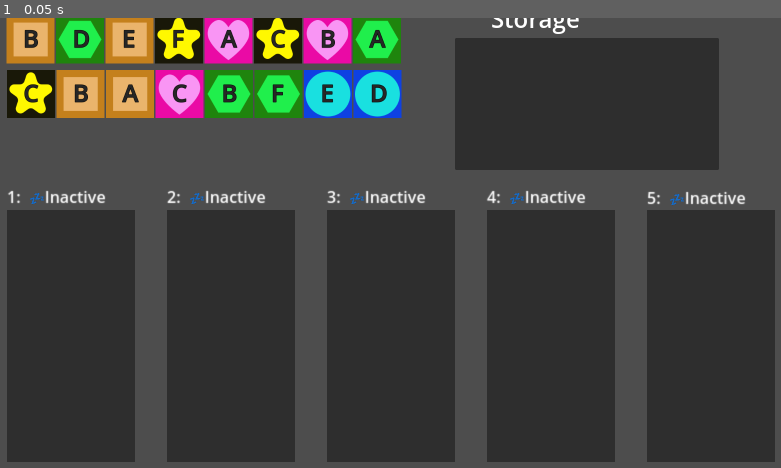
Above: before the commit, frame 1.
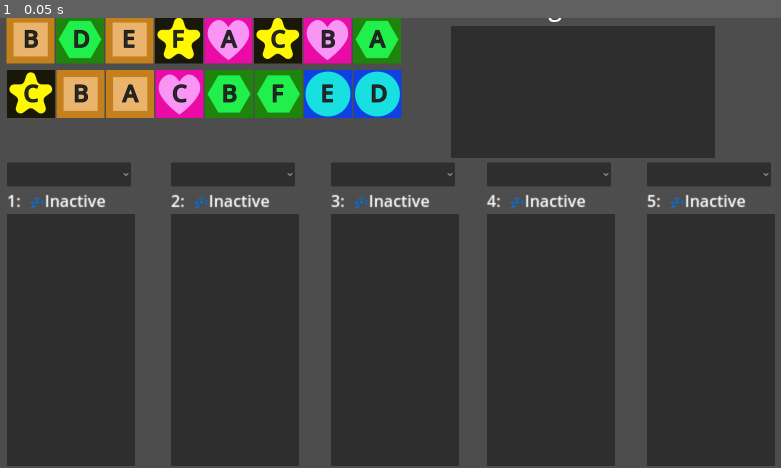
Above: after the commit, the same moment.

Repository: ninjacreeper47/Meriam-s-Trial
Game: Godot game, scene res://main.tscn
The game is run twice, just before and just after one commit, with the same random seed, the same clock (stepped at 60 frames per second) and the same inputs.
Inputs:
- Up to frame 1 (0.05 s): no input

The runs differ from the first frame. In frame 1, 9.0% of the frame differs, in the area x 0-100%, y 0-100%.

Commit message:
mostly implemented sorting, refactored experiment controls
TODO: fix sorting bug. I suspect there's some shenigans going on with doing "for each child" and then moving those children

Diff:
--- a/Essence.gd
+++ b/Essence.gd
@@ -46,14 +46,18 @@
 		return
 	if(alchemy.selected_experiment._is_full() == true):
 		return
+	reparent(alchemy.selected_experiment) #this should be done before sorting uwu
 	if(assigned_experiment != null):
 		assigned_experiment._remove_essence(value,my_type)
+		assigned_experiment._sort_experiment()
 	if(in_tableau):
 		taken_from_tableau.emit(my_col)
 		in_tableau = false
+
 	alchemy.selected_experiment._add_essence(value,my_type)
 	assigned_experiment = alchemy.selected_experiment
-	reparent(alchemy.selected_experiment)
+	assigned_experiment._sort_experiment()
+
 
 func _check_if_locked():
 	if(in_tableau && alchemy._check_labatory_stability() == false):
--- a/Storage.gd
+++ b/Storage.gd
@@ -25,6 +25,9 @@
 		return true
 	return false
 
+#polymorphism abuse.  Storage is treated as an experiment to drag/drop behavior and essence clicking.  This function exists so the logic can cleanly call it without checking if it's storage first
+func _sort_experiment():
+	return
 func _can_drop_data(at_position, data):
 	if _is_full():
 		return false
--- a/ex_status.gd
+++ b/ex_status.gd
@@ -24,7 +24,7 @@
 
 func _on_kudu_breached(dominant):
 	if type_icons_unicode.has(dominant):
-		self.text = status_num+ ": " + warning_symbol + type_icons_unicode[dominant] +"dominant"
+		self.text = status_num+ ": " + warning_symbol + type_icons_unicode[dominant] +" dominant"
 	else:
 		self.text = status_num+ ": " + warning_symbol + dominant +" dominant"
 func _on_qluix_breached(equal1,equal2):
--- a/experiment.gd
+++ b/experiment.gd
@@ -6,6 +6,9 @@
 var active = false
 var stable = true
 
+var sorting_style
+#make sure the option drop down matches this order oomfie
+enum {sort_none, sort_type,sort_value,sort_random}
 #signals
 signal kudu_breached(dominant)
 signal qluix_breached(equal1,equal2)
@@ -36,7 +39,6 @@
 		alchemy.active_experiments += 1
 	_check_laws()
 
-
 func _remove_essence(val, type):
 	type_counts[type] -= 1
 	value_counts[val] -= 1
@@ -47,6 +49,7 @@
 		inactive.emit()
 		alchemy.active_experiments -= 1
 	_check_laws()
+
 
 
 func _check_laws():
@@ -111,11 +114,45 @@
 func _drop_data(at_position, data):
 	if data.assigned_experiment == self:
 		return
+	data.reparent(self) #should be done before sorting
 	if(data.assigned_experiment != null):
 		data.assigned_experiment._remove_essence(data.value,data.my_type)
+		data.assigned_experiment._sort_experiment()
 	if(data.in_tableau):
 		data.taken_from_tableau.emit(data.my_col)
 		data.in_tableau = false
 	data.assigned_experiment = self
+
 	_add_essence(data.value,data.my_type)
-	data.reparent(self)
+	_sort_experiment()
+
+
+func _sort_experiment():
+	if sorting_style == sort_none:
+		return
+	if sorting_style == sort_type:
+		var type_offsets = {}
+		var offset_sum = 0
+		for type in type_counts:
+			if type_counts[type] > 0:
+				type_offsets[type] = offset_sum
+				offset_sum += type_counts[type]
+		for child in get_children():
+			move_child(child,type_offsets[child.my_type])
+			type_offsets[child.my_type] += 1
+	if sorting_style == sort_value:
+		var value_offsets = {}
+		var offset_sum = 0
+		for value in value_counts:
+			if value_counts[value] > 0:
+				value_offsets[value] = offset_sum
+				offset_sum += value_counts[value]
+		for child in get_children():
+			move_child(child,value_offsets[child.value])
+			value_offsets[child.value] += 1
+	if sorting_style == sort_random:
+		for child in get_children():
+			move_child(child, randi() % get_child_count())
+func _on_sort_choice_item_selected(index):
+	sorting_style = index
+	_sort_experiment()
--- /dev/null
+++ b/experiment_display.tscn
@@ -0,0 +1,53 @@
+[gd_scene load_steps=3 format=3 uid="uid://bq55k435edwi7"]
+
+[ext_resource type="PackedScene" uid="uid://dvyh1vflmrb8" path="res://experiment.tscn" id="1_ino3q"]
+[ext_resource type="PackedScene" uid="uid://bm64f1i3smn5o" path="res://ex_status.tscn" id="2_4qfhn"]
+
+[node name="ExperimentDisplay" type="Control"]
+layout_mode = 3
+anchors_preset = 0
+offset_right = 256.0
+offset_bottom = 608.0
+
+[node name="ExperimentBackground1" type="PanelContainer" parent="."]
+layout_mode = 0
+offset_top = 104.0
+offset_right = 853.0
+offset_bottom = 1784.0
+scale = Vector2(0.3, 0.3)
+
+[node name="Experiment1" parent="ExperimentBackground1" instance=ExtResource("1_ino3q")]
+custom_minimum_size = Vector2(300, 400)
+layout_mode = 2
+ex_num = 1
+
+[node name="ExStatus" parent="." instance=ExtResource("2_4qfhn")]
+layout_mode = 0
+offset_left = 0.0
+offset_top = 54.0
+offset_right = 109.0
+offset_bottom = 80.0
+status_num = "1"
+
+[node name="SortChoice" type="OptionButton" parent="."]
+layout_mode = 0
+offset_top = 1.0
+offset_right = 248.0
+offset_bottom = 49.0
+focus_mode = 1
+item_count = 4
+popup/item_0/text = "No sorting"
+popup/item_0/id = 0
+popup/item_1/text = "Sort by type"
+popup/item_1/id = 1
+popup/item_2/text = "Sort by letter"
+popup/item_2/id = 2
+popup/item_3/text = "Sort Randomly :)"
+popup/item_3/id = 3
+
+[connection signal="activated" from="ExperimentBackground1/Experiment1" to="ExStatus" method="_on_activated"]
+[connection signal="inactive" from="ExperimentBackground1/Experiment1" to="ExStatus" method="_on_inactive"]
+[connection signal="kudu_breached" from="ExperimentBackground1/Experiment1" to="ExStatus" method="_on_kudu_breached"]
+[connection signal="qluix_breached" from="ExperimentBackground1/Experiment1" to="ExStatus" method="_on_qluix_breached"]
+[connection signal="stabilized" from="ExperimentBackground1/Experiment1" to="ExStatus" method="_on_stablized"]
+[connection signal="item_selected" from="SortChoice" to="ExperimentBackground1/Experiment1" method="_on_sort_choice_item_selected"]
--- a/main.tscn
+++ b/main.tscn
@@ -1,9 +1,8 @@
-[gd_scene load_steps=8 format=3 uid="uid://cvya4rcawkcxg"]
+[gd_scene load_steps=7 format=3 uid="uid://cvya4rcawkcxg"]
 
 [ext_resource type="Script" path="res://screenshift.gd" id="1_tdfog"]
 [ext_resource type="PackedScene" uid="uid://xl4jsnrh5oll" path="res://research.tscn" id="2_57rww"]
-[ext_resource type="PackedScene" uid="uid://dvyh1vflmrb8" path="res://experiment.tscn" id="2_ptu6t"]
-[ext_resource type="PackedScene" uid="uid://bm64f1i3smn5o" path="res://ex_status.tscn" id="3_5a3tb"]
+[ext_resource type="PackedScene" uid="uid://bq55k435edwi7" path="res://experiment_display.tscn" id="3_wqano"]
 [ext_resource type="Script" path="res://Storage.gd" id="4_ky610"]
 [ext_resource type="PackedScene" uid="uid://sd0cyqy52ykw" path="res://meta_status.tscn" id="6_qwf21"]
 
@@ -18,89 +17,61 @@
 
 [node name="Research" parent="." instance=ExtResource("2_57rww")]
 
-[node name="ExperimentBackground1" type="PanelContainer" parent="."]
+[node name="ExperimentDisplay" parent="." instance=ExtResource("3_wqano")]
 offset_left = 128.0
-offset_top = 384.0
-offset_right = 981.0
-offset_bottom = 2064.0
-scale = Vector2(0.3, 0.3)
+offset_top = 288.0
+offset_right = 384.0
+offset_bottom = 896.0
 
-[node name="Experiment1" parent="ExperimentBackground1" instance=ExtResource("2_ptu6t")]
-custom_minimum_size = Vector2(300, 400)
-layout_mode = 2
-ex_num = 1
+[node name="ExperimentDisplay2" parent="." instance=ExtResource("3_wqano")]
+offset_left = 456.0
+offset_top = 288.0
+offset_right = 712.0
+offset_bottom = 896.0
 
-[node name="ExperimentBackground2" type="PanelContainer" parent="."]
-offset_left = 448.0
-offset_top = 384.0
-offset_right = 1301.0
-offset_bottom = 2064.0
-scale = Vector2(0.3, 0.3)
-
-[node name="Experiment2" parent="ExperimentBackground2" instance=ExtResource("2_ptu6t")]
-layout_mode = 2
+[node name="Experiment1" parent="ExperimentDisplay2/ExperimentBackground1" index="0"]
 ex_num = 2
 
-[node name="ExperimentBackground3" type="PanelContainer" parent="."]
-offset_left = 768.0
-offset_top = 384.0
-offset_right = 1621.0
-offset_bottom = 2064.0
-scale = Vector2(0.3, 0.3)
-
-[node name="Experiment3" parent="ExperimentBackground3" instance=ExtResource("2_ptu6t")]
-layout_mode = 2
-ex_num = 3
-
-[node name="ExperimentBackground4" type="PanelContainer" parent="."]
-offset_left = 1088.0
-offset_top = 384.0
-offset_right = 1941.0
-offset_bottom = 2064.0
-scale = Vector2(0.3, 0.3)
-
-[node name="Experiment4" parent="ExperimentBackground4" instance=ExtResource("2_ptu6t")]
-layout_mode = 2
-ex_num = 4
-
-[node name="ExperimentBackground5" type="PanelContainer" parent="."]
-offset_left = 1408.0
-offset_top = 384.0
-offset_right = 2261.0
-offset_bottom = 2064.0
-scale = Vector2(0.3, 0.3)
-
-[node name="Experiment5" parent="ExperimentBackground5" instance=ExtResource("2_ptu6t")]
-layout_mode = 2
-ex_num = 5
-
-[node name="ExStatus1" parent="." instance=ExtResource("3_5a3tb")]
-offset_right = 237.0
-status_num = "1"
-
-[node name="ExStatus2" parent="." instance=ExtResource("3_5a3tb")]
-offset_left = 448.0
-offset_right = 577.0
+[node name="ExStatus" parent="ExperimentDisplay2" index="1"]
 text = "2:  💤Inactive "
 status_num = "2"
 
-[node name="ExStatus3" parent="." instance=ExtResource("3_5a3tb")]
-offset_left = 768.0
-offset_right = 897.0
+[node name="ExperimentDisplay3" parent="." instance=ExtResource("3_wqano")]
+offset_left = 776.0
+offset_top = 288.0
+offset_right = 1032.0
+offset_bottom = 896.0
+
+[node name="Experiment1" parent="ExperimentDisplay3/ExperimentBackground1" index="0"]
+ex_num = 3
+
+[node name="ExStatus" parent="ExperimentDisplay3" index="1"]
 text = "3:  💤Inactive "
 status_num = "3"
 
-[node name="ExStatus4" parent="." instance=ExtResource("3_5a3tb")]
+[node name="ExperimentDisplay4" parent="." instance=ExtResource("3_wqano")]
 offset_left = 1088.0
-offset_right = 1217.0
+offset_top = 288.0
+offset_right = 1344.0
+offset_bottom = 896.0
+
+[node name="Experiment1" parent="ExperimentDisplay4/ExperimentBackground1" index="0"]
+ex_num = 4
+
+[node name="ExStatus" parent="ExperimentDisplay4" index="1"]
 text = "4:  💤Inactive "
 status_num = "4"
 
-[node name="ExStatus5" parent="." instance=ExtResource("3_5a3tb")]
+[node name="ExperimentDisplay5" parent="." instance=ExtResource("3_wqano")]
 offset_left = 1408.0
-offset_top = 336.0
-offset_right = 1537.0
-offset_bottom = 362.0
+offset_top = 288.0
+offset_right = 1664.0
+offset_bottom = 896.0
+
+[node name="Experiment1" parent="ExperimentDisplay5/ExperimentBackground1" index="0"]
+ex_num = 5
+
+[node name="ExStatus" parent="ExperimentDisplay5" index="1"]
 text = "5:  💤Inactive "
 status_num = "5"
 
@@ -135,18 +106,28 @@
 placeholder_text = "type anything you want here"
 drag_and_drop_selection_enabled = false
 
-[node name="StorageBackground" type="PanelContainer" parent="."]
+[node name="Storage" type="Control" parent="."]
+layout_mode = 3
+anchors_preset = 0
+offset_left = -8.0
+offset_top = -24.0
+offset_right = 32.0
+offset_bottom = 16.0
+
+[node name="StorageBackground" type="PanelContainer" parent="Storage"]
+layout_mode = 0
 offset_left = 1024.0
 offset_top = 40.0
 offset_right = 1552.0
 offset_bottom = 304.0
 
-[node name="Storage" type="GridContainer" parent="StorageBackground"]
+[node name="Storage" type="GridContainer" parent="Storage/StorageBackground"]
 layout_mode = 2
 columns = 4
 script = ExtResource("4_ky610")
 
-[node name="StorageLabel" type="Label" parent="."]
+[node name="StorageLabel" type="Label" parent="Storage"]
+layout_mode = 0
 offset_left = 1096.0
 offset_top = -32.0
 offset_right = 1333.0
@@ -154,28 +135,7 @@
 text = "Storage"
 label_settings = SubResource("LabelSettings_tp21d")
 
-[connection signal="activated" from="ExperimentBackground1/Experiment1" to="ExStatus1" method="_on_activated"]
-[connection signal="inactive" from="ExperimentBackground1/Experiment1" to="ExStatus1" method="_on_inactive"]
-[connection signal="kudu_breached" from="ExperimentBackground1/Experiment1" to="ExStatus1" method="_on_kudu_breached"]
-[connection signal="qluix_breached" from="ExperimentBackground1/Experiment1" to="ExStatus1" method="_on_qluix_breached"]
-[connection signal="stabilized" from="ExperimentBackground1/Experiment1" to="ExStatus1" method="_on_stablized"]
-[connection signal="activated" from="ExperimentBackground2/Experiment2" to="ExStatus2" method="_on_activated"]
-[connection signal="inactive" from="ExperimentBackground2/Experiment2" to="ExStatus2" method="_on_inactive"]
-[connection signal="kudu_breached" from="ExperimentBackground2/Experiment2" to="ExStatus2" method="_on_kudu_breached"]
-[connection signal="qluix_breached" from="ExperimentBackground2/Experiment2" to="ExStatus2" method="_on_qluix_breached"]
-[connection signal="stabilized" from="ExperimentBackground2/Experiment2" to="ExStatus2" method="_on_stablized"]
-[connection signal="activated" from="ExperimentBackground3/Experiment3" to="ExStatus3" method="_on_activated"]
-[connection signal="inactive" from="ExperimentBackground3/Experiment3" to="ExStatus3" method="_on_inactive"]
-[connection signal="kudu_breached" from="ExperimentBackground3/Experiment3" to="ExStatus3" method="_on_kudu_breached"]
-[connection signal="qluix_breached" from="ExperimentBackground3/Experiment3" to="ExStatus3" method="_on_qluix_breached"]
-[connection signal="stabilized" from="ExperimentBackground3/Experiment3" to="ExStatus3" method="_on_stablized"]
-[connection signal="activated" from="ExperimentBackground4/Experiment4" to="ExStatus4" method="_on_activated"]
-[connection signal="inactive" from="ExperimentBackground4/Experiment4" to="ExStatus4" method="_on_inactive"]
-[connection signal="kudu_breached" from="ExperimentBackground4/Experiment4" to="ExStatus4" method="_on_kudu_breached"]
-[connection signal="qluix_breached" from="ExperimentBackground4/Experiment4" to="ExStatus4" method="_on_qluix_breached"]
-[connection signal="stabilized" from="ExperimentBackground4/Experiment4" to="ExStatus4" method="_on_stablized"]
-[connection signal="activated" from="ExperimentBackground5/Experiment5" to="ExStatus5" method="_on_activated"]
-[connection signal="inactive" from="ExperimentBackground5/Experiment5" to="ExStatus5" method="_on_inactive"]
-[connection signal="kudu_breached" from="ExperimentBackground5/Experiment5" to="ExStatus5" method="_on_kudu_breached"]
-[connection signal="qluix_breached" from="ExperimentBackground5/Experiment5" to="ExStatus5" method="_on_qluix_breached"]
-[connection signal="stabilized" from="ExperimentBackground5/Experiment5" to="ExStatus5" method="_on_stablized"]
+[editable path="ExperimentDisplay2"]
+[editable path="ExperimentDisplay3"]
+[editable path="ExperimentDisplay4"]
+[editable path="ExperimentDisplay5"]
--- a/upcoming_essence.gd
+++ b/upcoming_essence.gd
@@ -34,7 +34,6 @@
 			bag.append(surplus_type)
 			alchemy.essence_goals[surplus_type] += 1
 	bag.shuffle()
-	print(alchemy.essence_goals)
 	#essence spawning
 	for i in range(get_child(0).get_child_count()):
 		var column = get_child(0).get_child(i)
